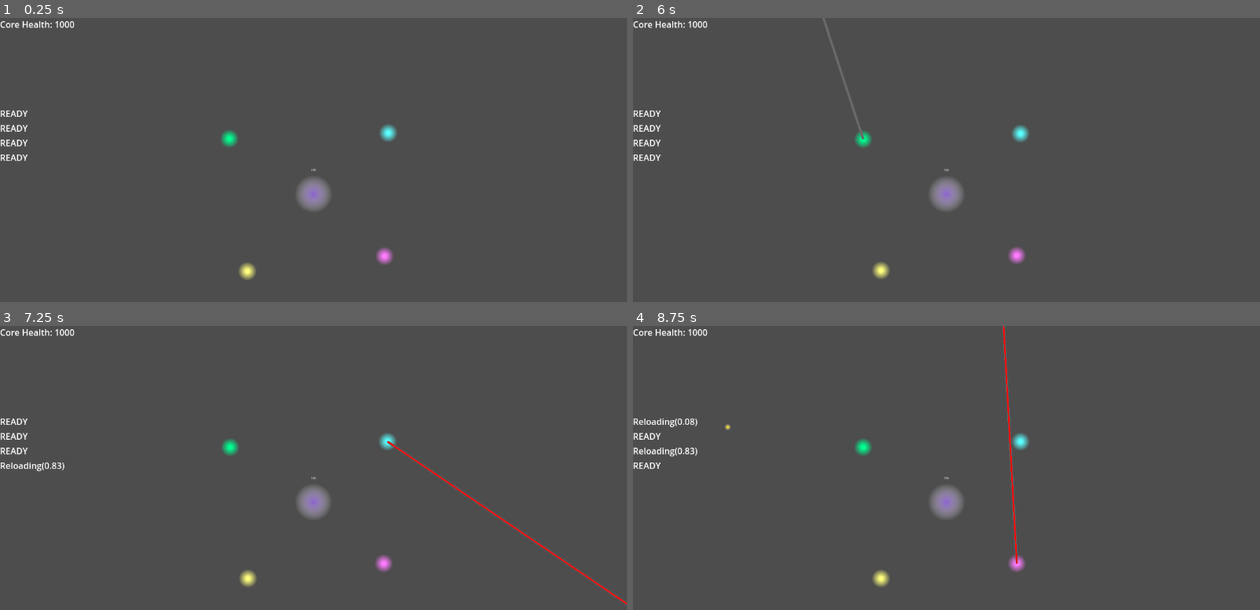
Above: before the commit, frames 1-4 (two rows, left to right).
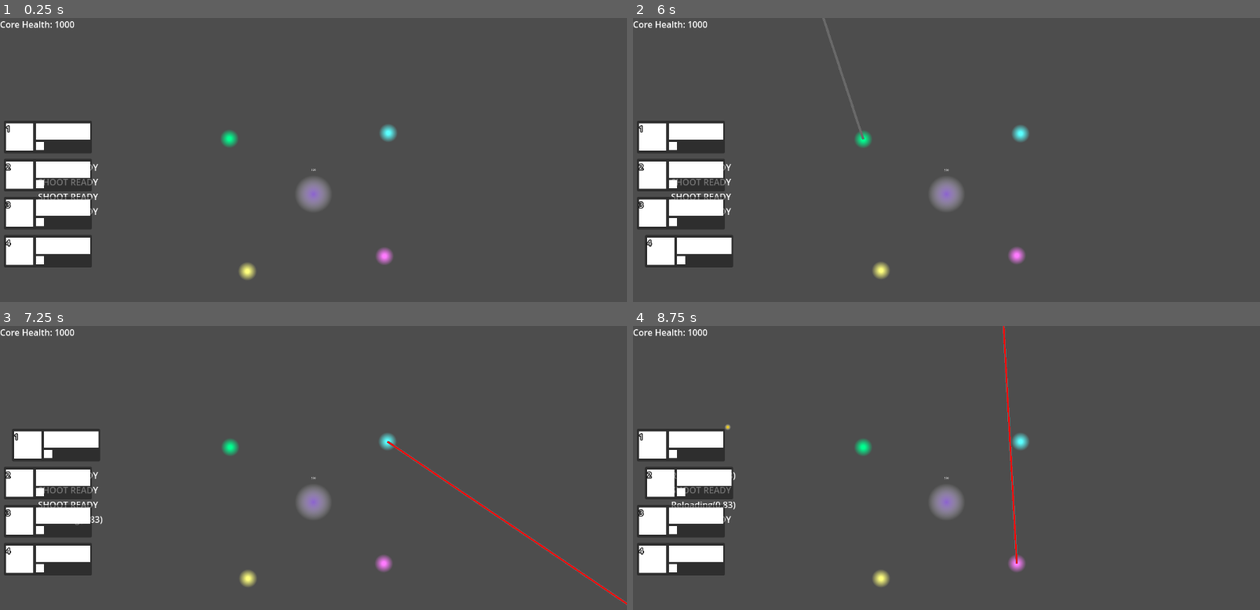
Above: after the commit, the same moments.

Repository: dwlee0802/ProbabilityShooter
Game: Godot game, scene res://Scenes/game.tscn
Same seed, same stepped clock (60 frames per second), same inputs: the game is played once before the commit and once after it.
Inputs (mouse positions are in pixels of both pictures, inside the frame that each line leads up to):
- Up to frame 1 (0.25 s): no input
- Up to frame 2 (6 s): tap Enter at 0.5, 2, 3.5 s; move the mouse to (1084, 177) at 0.52 s; hold D (select_right) 0.53-1.28 s; click (1084, 177) at 0.6 s; tap Space (center_camera) at 1.25, 2.75, 4.25, 4.35 s; move the mouse to (821, 211) at 1.27 s; hold S (select_down) 1.28-2.03 s; click (821, 211) at 1.35 s; move the mouse to (1009, 117) at 2.02 s; hold D (select_right) 2.03-2.78 s; tap Middle mouse button (camera_pan) at 2.1 s; click (1009, 117) at 2.3 s; move the mouse to (915, 265) at 2.77 s; hold W (select_up) 2.78-3.53 s; tap Mouse wheel up (camera_zoom_in) at 2.85 s; click (915, 265) at 3.05 s; move the mouse to (1134, 248) at 3.52 s; hold A (select_left) 3.53-5.03 s; tap Mouse wheel down (camera_zoom_out) at 3.6 s; click (1134, 248) at 3.8 s; move the mouse to (758, 140) at 4.27 s; click (758, 140) at 4.55 s; move the mouse to (977, 194) at 5.02 s; hold S (select_down) 5.03-5.78 s; right-click (977, 194) at 5.1 s; click (977, 194) at 5.3 s; move the mouse to (852, 106) at 5.77 s; hold D (select_right) from 5.78 s (still down); tap 4 (select_unit_four) at 5.85 s
- Up to frame 3 (7.25 s): click (219, 414) at 6.05 s; move the mouse to (451, 485) at 6.52 s; release D (select_right) at 6.53 s; hold W (select_up) from 6.53 s (still down); tap 1 (select_unit_one) at 6.6 s; click (451, 485) at 6.8 s
- Up to frame 4 (8.75 s): move the mouse to (821, 519) at 7.27 s; release W (select_up) at 7.28 s; hold D (select_right) 7.28-8.03 s; tap 3 (select_unit_three) at 7.35 s; click (821, 519) at 7.55 s; move the mouse to (1009, 425) at 8.02 s; hold S (select_down) from 8.03 s (still down); tap 2 (select_unit_two) at 8.1 s; click (1009, 425) at 8.3 s

The runs differ from the first frame. In frame 1, 6.3% of the frame differs, in the area x 0-16%, y 32-88%; in frame 2, 6.3%; in frame 3, 6.4%, in the area x 0-17%, y 32-88%; in frame 4, 6.4%.

Commit message:
Unit Portrait UI Element.

Diff:
--- a/Scenes/game.gd
+++ b/Scenes/game.gd
@@ -8,14 +8,16 @@
 @onready var core: Core = $Core
 @export var core_health: int = 1000
 
-@export
 var units = []
 
 @export_category("Wave Setting")
 var time_since_start: float = 0
+## number of units per wave
+@export
+var wave_unit_count: int = 1
 ## time in seconds between enemy unit spawns
 @export
-var spawn_cooldown: float = 2.0
+var time_between_waves: float = 5
 @onready
 var spawn_timer: Timer = $SpawnTimer
 ## distance from core where enemy units spawn at
@@ -41,9 +43,10 @@
 	EnemyUnit.core_position = core.global_position
 	core.core_killed.connect(game_over)
 	core.health_points = core_health
-	spawn_timer.timeout.connect(spawn_enemy_unit)
-	spawn_timer.start(spawn_cooldown)
+	spawn_timer.timeout.connect(spawn_wave)
+	spawn_timer.start(time_between_waves)
 
+	user_interface.update_unit_portraits(units)
 	user_interface.restart_button.pressed.connect(start)
 
 
@@ -55,6 +58,10 @@
 	user_interface.core_health_label.text = "Core Health: " + str(core.health_points)
 
 	time_since_start += _delta
+
+func spawn_wave() -> void:
+	for i in range(wave_unit_count):
+		spawn_enemy_unit()
 
 func spawn_enemy_unit() -> void:
 	var newEnemy: EnemyUnit = enemy_scene.instantiate()
@@ -79,7 +86,7 @@
 
 func start() -> void:
 	print("***START GAME***")
-	spawn_timer.start(spawn_cooldown)
+	spawn_timer.start(time_between_waves)
 	core.health_points = core_health
 	user_interface.game_over_ui.visible = false
 	time_since_start = 0
--- a/Scenes/game.tscn
+++ b/Scenes/game.tscn
@@ -9,8 +9,9 @@
 
 [node name="Game" type="Node2D"]
 script = ExtResource("1_entdd")
-spawn_cooldown = 5.0
-spawn_radius = 3000
+wave_unit_count = 5
+time_between_waves = 10.0
+spawn_radius = 6000
 no_game_over = true
 
 [node name="SpawnTimer" type="Timer" parent="."]
--- a/Scenes/input_manager.gd
+++ b/Scenes/input_manager.gd
@@ -25,7 +25,7 @@
 	if unit_index > 0 and unit_index <= game.units.size():
 		var selected_now: PlayerUnit = game.units[unit_index - 1]
 		if selected_now != null:
-			selected_unit = selected_now
+			_select_unit(selected_now)
 
 	# distance function to find our next unit
 	var in_slice = func(origin: Vector2, target: Vector2, _range: Vector2) -> bool:
@@ -67,7 +67,7 @@
 						new_selected = unit
 
 			if new_selected != null:
-				selected_unit = new_selected
+				_select_unit(new_selected)
 
 	if Input.is_action_pressed("center_camera"):
 		if selected_unit:
@@ -75,3 +75,12 @@
 
 static func IsSelected(unit: PlayerUnit) -> bool:
 	return selected_unit == unit
+
+func _select_unit(unit: PlayerUnit) -> void:
+	if selected_unit != null:
+		selected_unit.deselected.emit()
+
+	selected_unit = unit
+
+	if unit != null:
+		unit.was_selected.emit()
--- a/Scenes/player_unit.gd
+++ b/Scenes/player_unit.gd
@@ -39,6 +39,9 @@
 @onready
 var attack_line_anim: AnimationPlayer = $AttackLine/AnimationPlayer
 
+signal was_selected
+signal deselected
+
 
 func _ready() -> void:
 	$ActionOneReloadTimer.reload_finished.connect(reload_action)
--- a/Scenes/state_machine.gd
+++ b/Scenes/state_machine.gd
@@ -12,9 +12,6 @@
 func init(parent: Unit) -> void:
 	for child in get_children():
 		child.parent = parent
-
-	print("initialized parent to: " + parent.name)
-
 	# Initialize to the default state
 	change_state(starting_state)
 
--- /dev/null
+++ b/Scenes/unit_portrait.gd
@@ -0,0 +1,23 @@
+extends Control
+class_name UnitPortrait
+
+@onready
+var shortcut_label: Label = $PanelContainer/Image/ShortCutLabel
+@onready
+var animation_player: AnimationPlayer = $AnimationPlayer
+
+var target_unit: PlayerUnit
+
+
+func set_shortcut_label(num: int) -> void:
+	shortcut_label.text = str(num)
+
+func set_unit(unit: PlayerUnit):
+	target_unit = unit
+	visible = target_unit != null
+
+	# set portrait image
+
+	# connect signals
+	target_unit.was_selected.connect(animation_player.play.bind("portrait_select"))
+	target_unit.deselected.connect(animation_player.play.bind("RESET"))
--- /dev/null
+++ b/Scenes/unit_portrait.tscn
@@ -0,0 +1,157 @@
+[gd_scene load_steps=6 format=3 uid="uid://4ly04duxj5fu"]
+
+[ext_resource type="Script" path="res://Scenes/unit_portrait.gd" id="1_5p2e6"]
+[ext_resource type="Texture2D" uid="uid://cii37ffppbca" path="res://Scenes/Art/32x32_white_square.png" id="1_yonm2"]
+
+[sub_resource type="Animation" id="Animation_m4y84"]
+resource_name = "portrait_select"
+tracks/0/type = "value"
+tracks/0/imported = false
+tracks/0/enabled = true
+tracks/0/path = NodePath(".:custom_minimum_size")
+tracks/0/interp = 1
+tracks/0/loop_wrap = true
+tracks/0/keys = {
+"times": PackedFloat32Array(0, 1),
+"transitions": PackedFloat32Array(1, 1),
+"update": 0,
+"values": [Vector2(165, 50), Vector2(180, 50)]
+}
+
+[sub_resource type="Animation" id="Animation_ei3io"]
+length = 0.001
+tracks/0/type = "value"
+tracks/0/imported = false
+tracks/0/enabled = true
+tracks/0/path = NodePath(".:custom_minimum_size")
+tracks/0/interp = 1
+tracks/0/loop_wrap = true
+tracks/0/keys = {
+"times": PackedFloat32Array(0),
+"transitions": PackedFloat32Array(1),
+"update": 0,
+"values": [Vector2(165, 50)]
+}
+
+[sub_resource type="AnimationLibrary" id="AnimationLibrary_0hqsc"]
+_data = {
+"RESET": SubResource("Animation_ei3io"),
+"portrait_select": SubResource("Animation_m4y84")
+}
+
+[node name="UnitPortrait" type="Control"]
+custom_minimum_size = Vector2(165, 50)
+layout_mode = 3
+anchors_preset = 4
+anchor_top = 0.5
+anchor_bottom = 0.5
+offset_top = -36.0
+offset_right = 50.0
+offset_bottom = 14.0
+grow_vertical = 2
+size_flags_horizontal = 0
+size_flags_vertical = 4
+script = ExtResource("1_5p2e6")
+
+[node name="AnimationPlayer" type="AnimationPlayer" parent="."]
+libraries = {
+"": SubResource("AnimationLibrary_0hqsc")
+}
+speed_scale = 10.0
+
+[node name="PanelContainer" type="Control" parent="."]
+layout_mode = 1
+anchors_preset = 6
+anchor_left = 1.0
+anchor_top = 0.5
+anchor_right = 1.0
+anchor_bottom = 0.5
+offset_left = -167.0
+offset_top = -35.5
+offset_bottom = 35.5
+grow_horizontal = 0
+grow_vertical = 2
+
+[node name="Panel" type="Panel" parent="PanelContainer"]
+custom_minimum_size = Vector2(160, 60)
+layout_mode = 1
+anchors_preset = 8
+anchor_left = 0.5
+anchor_top = 0.5
+anchor_right = 0.5
+anchor_bottom = 0.5
+offset_left = -80.5
+offset_top = -29.5
+offset_right = 81.5
+offset_bottom = 30.5
+grow_horizontal = 2
+grow_vertical = 2
+
+[node name="Image" type="TextureRect" parent="PanelContainer"]
+custom_minimum_size = Vector2(50, 50)
+layout_mode = 1
+anchors_preset = -1
+anchor_top = 0.5
+anchor_bottom = 0.5
+offset_left = 7.0
+offset_top = -25.0
+offset_right = 50.0
+offset_bottom = 25.0
+grow_vertical = 2
+size_flags_horizontal = 0
+size_flags_vertical = 4
+texture = ExtResource("1_yonm2")
+expand_mode = 1
+
+[node name="ShortCutLabel" type="Label" parent="PanelContainer/Image"]
+layout_mode = 1
+anchors_preset = 15
+anchor_right = 1.0
+anchor_bottom = 1.0
+grow_horizontal = 2
+grow_vertical = 2
+size_flags_vertical = 1
+theme_override_colors/font_outline_color = Color(0, 0, 0, 1)
+theme_override_constants/outline_size = 6
+theme_override_font_sizes/font_size = 14
+text = "1"
+
+[node name="WeaponImage" type="TextureRect" parent="PanelContainer"]
+custom_minimum_size = Vector2(100, 30)
+layout_mode = 1
+anchors_preset = -1
+anchor_left = 1.0
+anchor_top = 0.5
+anchor_right = 1.0
+anchor_bottom = 0.5
+offset_left = -100.0
+offset_top = -15.0
+offset_right = -5.0
+offset_bottom = -4.0
+grow_horizontal = 0
+grow_vertical = 2
+size_flags_horizontal = 4
+size_flags_vertical = 4
+texture = ExtResource("1_yonm2")
+expand_mode = 1
+
+[node name="SkillIcons" type="HBoxContainer" parent="PanelContainer"]
+custom_minimum_size = Vector2(100, 15)
+layout_mode = 1
+anchors_preset = -1
+anchor_left = 1.0
+anchor_top = 0.5
+anchor_right = 1.0
+anchor_bottom = 0.5
+offset_left = -100.0
+offset_top = 22.0
+offset_right = -5.0
+offset_bottom = 11.0
+grow_horizontal = 0
+grow_vertical = 2
+
+[node name="TextureRect" type="TextureRect" parent="PanelContainer/SkillIcons"]
+custom_minimum_size = Vector2(15, 5)
+layout_mode = 2
+texture = ExtResource("1_yonm2")
+expand_mode = 1
--- a/Scenes/user_interface.gd
+++ b/Scenes/user_interface.gd
@@ -9,7 +9,8 @@
 var game_over_ui = $GameOver
 @onready
 var core_health_label: Label = $CoreHealthLabel
-
+@onready
+var unit_portraits: VBoxContainer = $UnitPortraits
 
 func _ready():
 	reload_labels = $ReloadState.get_children()
@@ -21,6 +22,12 @@
 		reload_labels[i].visible = i < times.size()
 		if reload_labels[i].visible:
 			if times[i] == 0:
-				reload_labels[i].text = "READY"
+				reload_labels[i].text = "SHOOT READY"
 			else:
 				reload_labels[i].text = "Reloading(" + str(int(times[i] * 100)/100.0) + ")"
+
+func update_unit_portraits(units) -> void:
+	for i in range(unit_portraits.get_child_count()):
+		var portrait: UnitPortrait = unit_portraits.get_child(i)
+		portrait.set_shortcut_label(i + 1)
+		portrait.set_unit(units[i])
--- a/Scenes/user_interface.tscn
+++ b/Scenes/user_interface.tscn
@@ -1,6 +1,7 @@
-[gd_scene load_steps=2 format=3 uid="uid://dcn2if5g8chpm"]
+[gd_scene load_steps=3 format=3 uid="uid://dcn2if5g8chpm"]
 
 [ext_resource type="Script" path="res://Scenes/user_interface.gd" id="1_vjhkg"]
+[ext_resource type="PackedScene" uid="uid://4ly04duxj5fu" path="res://Scenes/unit_portrait.tscn" id="2_mqlrt"]
 
 [node name="UserInterface" type="CanvasLayer"]
 script = ExtResource("1_vjhkg")
@@ -16,8 +17,10 @@
 text = " Core Health: 0"
 
 [node name="ReloadState" type="VBoxContainer" parent="."]
-offset_right = 656.0
-offset_bottom = 432.0
+offset_left = 70.0
+offset_top = 99.0
+offset_right = 726.0
+offset_bottom = 531.0
 alignment = 1
 
 [node name="ReloadLabel" type="Label" parent="ReloadState"]
@@ -60,3 +63,22 @@
 [node name="RestartButton" type="Button" parent="GameOver"]
 layout_mode = 2
 text = "RESTART"
+
+[node name="UnitPortraits" type="VBoxContainer" parent="."]
+offset_left = 6.0
+offset_right = 180.0
+offset_bottom = 646.0
+theme_override_constants/separation = 20
+alignment = 1
+
+[node name="UnitPortrait" parent="UnitPortraits" instance=ExtResource("2_mqlrt")]
+layout_mode = 2
+
+[node name="UnitPortrait2" parent="UnitPortraits" instance=ExtResource("2_mqlrt")]
+layout_mode = 2
+
+[node name="UnitPortrait3" parent="UnitPortraits" instance=ExtResource("2_mqlrt")]
+layout_mode = 2
+
+[node name="UnitPortrait4" parent="UnitPortraits" instance=ExtResource("2_mqlrt")]
+layout_mode = 2
Binary file added: Scenes/Art/32x32_white_square.png
Not shown, added: Scenes/Art/32x32_white_square.png.import
